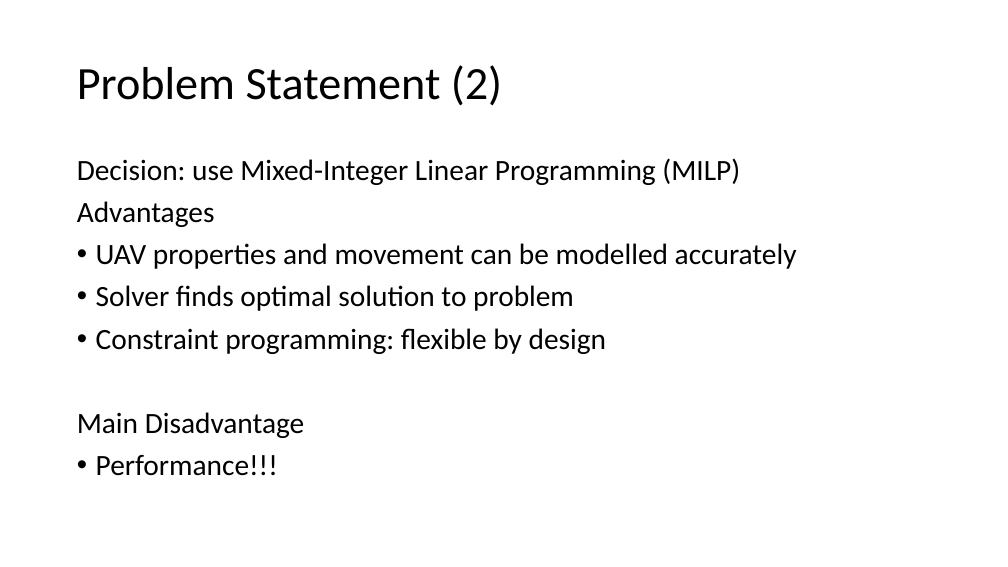
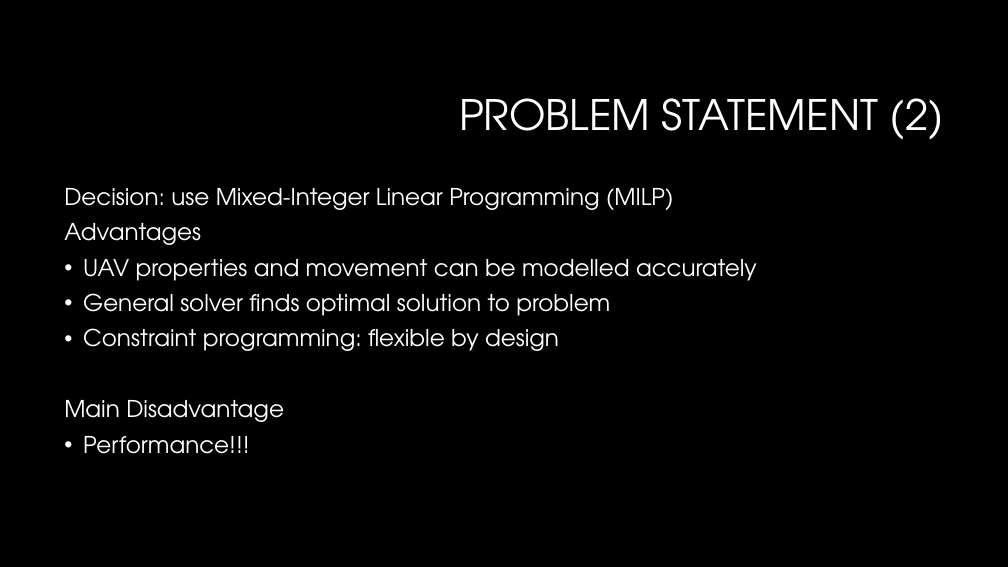
Before and after one commit to jdewaen/PathPlanner, a slide deck: slide 6 of report/final-presentation.pptx (slide 3 before the commit). Drawn at 1008x567 pixels with LibreOffice and Linux fonts; fonts in the diff are those of the drawing; background and template pictures are left out. Boxes give left, top, right and bottom in pixels: in the first picture for what was removed or moved away, otherwise in the second. Text is boxed around its words. In the diff, an @@ line names an element or a change of style, - is before the commit and + after.

```diff
--- a/report/final-presentation.pptx
+++ b/report/final-presentation.pptx
@@ background #FFFFFF to #000000 @@
@@ title at <box>459,98,944,140</box>: text changed; size 44 to 40 pt; font Calibri to TeX Gyre Adventor; text colour #000000 to #FFFFFF @@
-Problem Statement (2)
+PROBLEM STATEMENT (2)
@@ text "Decision: use Mixed-Integer Linear Programming ...": place and size @@
-text "Decision: use Mixed-Integer Linear Programming ..." at <box>77,158,797,476</box>
+text "Decision: use Mixed-Integer Linear Programming ..." at <box>64,188,757,454</box>
@@ text at <box>64,188,757,454</box>: size 28 to 22 pt, font Calibri to TeX Gyre Adventor, text colour #000000 to #FFFFFF in "Decision: use Mixed-Integer Linear Programming (MILP)", "Advantages", "UAV properties and movement can be modelled ...", "Constraint programming: flexible by design" and 2 more places @@
@@ text at <box>83,293,610,316</box>: text changed; size 28 to 22 pt; font Calibri to TeX Gyre Adventor; text colour #000000 to #FFFFFF @@
-• Solver finds optimal solution to problem
+• General solver finds optimal solution to problem
```
Also in this commit, not shown: 70 other slides changed, 14 slides added, 10 slides removed, 12 other files.
